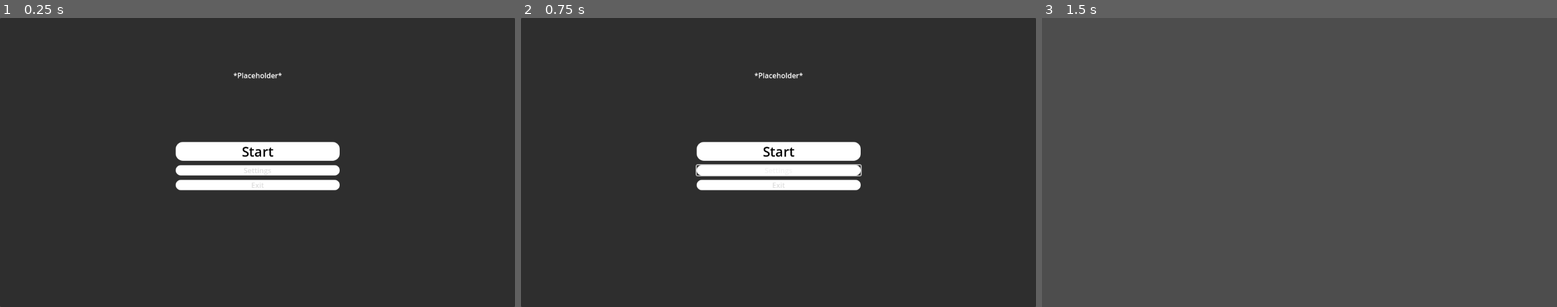
Above: before the commit, frames 1-3 (left to right).
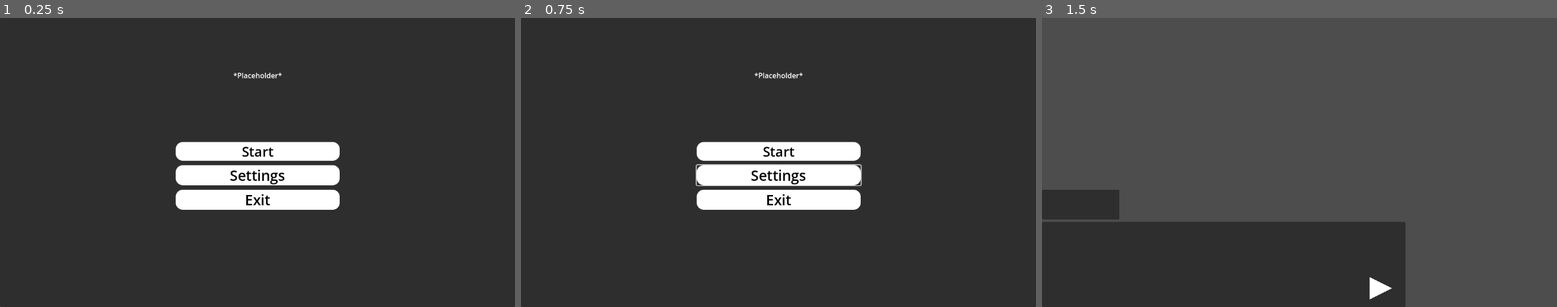
Above: after the commit, the same moments.

Repository: duplakave/Spooktober-VN-Game-jam
Game: Godot game, scene res://Schenes/main_menu.tscn
Two runs of this game, one before a commit and one after it. Both use one fixed random seed, a clock stepped at 60 frames per second and the inputs below. Before the commit the project starts from res://Assets/Scripts/main_menu.tscn.
Inputs:
- Up to frame 1 (0.25 s): no input
- Up to frame 2 (0.75 s): click "Settings" at 0.5 s
- Up to frame 3 (1.5 s): click "Start" at 1.25 s

The runs differ from the first frame. In frame 1, 3.4% of the frame differs, in the area x 34-66%, y 50-67%; in frame 2, 3.3%; in frame 3, 22%, in the area x 0-71%, y 59-100%.
Error after the commit: Parse Error: Identifier "dialog_lines" not declared in the current scope. (res://Scripts/main_script.gd:14)

Commit message:
Add files via upload

Diff:
--- /dev/null
+++ b/spooktober-vn/Assets/Styles/buttons.tres
@@ -0,0 +1,7 @@
+[gd_resource type="Theme" format=3 uid="uid://clo4hl8ukik1i"]
+
+[resource]
+Button/colors/font_color = Color(0, 0, 0, 1)
+Button/colors/font_hover_color = Color(0, 0, 0, 1)
+Button/colors/font_pressed_color = Color(0, 0, 0, 1)
+Button/font_sizes/font_size = 32
--- a/spooktober-vn/Schenes/A.tscn
+++ b/spooktober-vn/Schenes/A.tscn
@@ -1,3 +1,12 @@
-[gd_scene format=3 uid="uid://c4k62ffq45346"]
+[gd_scene load_steps=3 format=3 uid="uid://c4k62ffq45346"]
+
+[ext_resource type="Script" uid="uid://dfsusn78xck3p" path="res://Scripts/main_script.gd" id="1_diu0u"]
+[ext_resource type="PackedScene" uid="uid://ohye08up66mf" path="res://Schenes/Dialog_ui.tscn" id="2_isoak"]
 
 [node name="A" type="Node2D"]
+script = ExtResource("1_diu0u")
+
+[node name="CanvasLayer" type="CanvasLayer" parent="."]
+
+[node name="Dialog_UI" parent="CanvasLayer" instance=ExtResource("2_isoak")]
+unique_name_in_owner = true
--- a/spooktober-vn/Schenes/Dialog_ui.tscn
+++ b/spooktober-vn/Schenes/Dialog_ui.tscn
@@ -1,9 +1,62 @@
-[gd_scene format=3 uid="uid://ohye08up66mf"]
+[gd_scene load_steps=2 format=3 uid="uid://ohye08up66mf"]
 
-[node name="Control" type="Control"]
+[ext_resource type="Script" uid="uid://df63vboomqhgc" path="res://Scripts/dialog_ui.gd" id="1_mmvjl"]
+
+[node name="Dialog_UI" type="Control"]
 layout_mode = 3
 anchors_preset = 15
 anchor_right = 1.0
 anchor_bottom = 1.0
 grow_horizontal = 2
 grow_vertical = 2
+script = ExtResource("1_mmvjl")
+
+[node name="dialog_box" type="PanelContainer" parent="."]
+layout_mode = 1
+anchors_preset = 12
+anchor_top = 1.0
+anchor_right = 1.0
+anchor_bottom = 1.0
+offset_top = -191.0
+offset_right = -339.0
+grow_horizontal = 2
+grow_vertical = 0
+
+[node name="dialog_lines" type="RichTextLabel" parent="dialog_box"]
+unique_name_in_owner = true
+layout_mode = 2
+size_flags_vertical = 5
+bbcode_enabled = true
+
+[node name="speaker_box" type="PanelContainer" parent="."]
+layout_mode = 1
+anchors_preset = 2
+anchor_top = 1.0
+anchor_bottom = 1.0
+offset_top = -263.0
+offset_right = 173.0
+offset_bottom = -196.0
+grow_vertical = 0
+
+[node name="speaker_name" type="Label" parent="speaker_box"]
+unique_name_in_owner = true
+layout_mode = 2
+size_flags_vertical = 1
+
+[node name="Control" type="Control" parent="."]
+layout_mode = 1
+anchors_preset = 3
+anchor_left = 1.0
+anchor_top = 1.0
+anchor_right = 1.0
+anchor_bottom = 1.0
+offset_left = -100.0
+offset_top = -65.0
+offset_right = -60.0
+offset_bottom = -25.0
+grow_horizontal = 0
+grow_vertical = 0
+
+[node name="Polygon2D" type="Polygon2D" parent="Control"]
+position = Vector2(-319, -2)
+polygon = PackedVector2Array(0, 0, 50, 25, 0, 50)
--- /dev/null
+++ b/spooktober-vn/Schenes/main_menu.tscn
@@ -0,0 +1,91 @@
+[gd_scene load_steps=5 format=3 uid="uid://p3ltnlhxnyti"]
+
+[ext_resource type="Script" uid="uid://c78buc4bflcwp" path="res://Scripts/main_menu.gd" id="1_ntcsa"]
+[ext_resource type="Theme" uid="uid://clo4hl8ukik1i" path="res://Assets/Styles/buttons.tres" id="2_0xdsu"]
+
+[sub_resource type="Theme" id="Theme_457r5"]
+
+[sub_resource type="StyleBoxFlat" id="StyleBoxFlat_w5ynx"]
+bg_color = Color(1, 1, 1, 1)
+corner_radius_top_left = 16
+corner_radius_top_right = 16
+corner_radius_bottom_right = 16
+corner_radius_bottom_left = 16
+
+[node name="Control" type="Control"]
+layout_mode = 3
+anchors_preset = 15
+anchor_right = 1.0
+anchor_bottom = 1.0
+grow_horizontal = 2
+grow_vertical = 2
+script = ExtResource("1_ntcsa")
+
+[node name="mm_background" type="Panel" parent="."]
+layout_mode = 1
+anchors_preset = 15
+anchor_right = 1.0
+anchor_bottom = 1.0
+grow_horizontal = 2
+grow_vertical = 2
+
+[node name="VBoxContainer" type="VBoxContainer" parent="."]
+layout_mode = 1
+anchors_preset = 8
+anchor_left = 0.5
+anchor_top = 0.5
+anchor_right = 0.5
+anchor_bottom = 0.5
+offset_left = -183.5
+offset_top = -46.0
+offset_right = 183.5
+offset_bottom = 116.0
+grow_horizontal = 2
+grow_vertical = 2
+theme = SubResource("Theme_457r5")
+theme_override_constants/separation = 10
+
+[node name="Start" type="Button" parent="VBoxContainer"]
+layout_mode = 2
+theme = ExtResource("2_0xdsu")
+theme_override_colors/font_color = Color(0, 0, 0, 1)
+theme_override_font_sizes/font_size = 30
+theme_override_styles/hover = SubResource("StyleBoxFlat_w5ynx")
+theme_override_styles/pressed = SubResource("StyleBoxFlat_w5ynx")
+theme_override_styles/normal = SubResource("StyleBoxFlat_w5ynx")
+text = "Start"
+
+[node name="Settings" type="Button" parent="VBoxContainer"]
+layout_mode = 2
+theme = ExtResource("2_0xdsu")
+theme_override_styles/hover = SubResource("StyleBoxFlat_w5ynx")
+theme_override_styles/pressed = SubResource("StyleBoxFlat_w5ynx")
+theme_override_styles/normal = SubResource("StyleBoxFlat_w5ynx")
+text = "Settings"
+
+[node name="Exit" type="Button" parent="VBoxContainer"]
+layout_mode = 2
+theme = ExtResource("2_0xdsu")
+theme_override_styles/hover = SubResource("StyleBoxFlat_w5ynx")
+theme_override_styles/pressed = SubResource("StyleBoxFlat_w5ynx")
+theme_override_styles/normal = SubResource("StyleBoxFlat_w5ynx")
+text = "Exit"
+
+[node name="game_title" type="Label" parent="."]
+layout_mode = 1
+anchors_preset = 8
+anchor_left = 0.5
+anchor_top = 0.5
+anchor_right = 0.5
+anchor_bottom = 0.5
+offset_left = -54.5
+offset_top = -207.5
+offset_right = 54.5
+offset_bottom = -184.5
+grow_horizontal = 2
+grow_vertical = 2
+text = "*Placeholder*"
+
+[connection signal="pressed" from="VBoxContainer/Start" to="." method="_on_start_pressed"]
+[connection signal="pressed" from="VBoxContainer/Settings" to="." method="_on_settings_pressed"]
+[connection signal="pressed" from="VBoxContainer/Exit" to="." method="_on_exit_pressed"]
--- /dev/null
+++ b/spooktober-vn/Scripts/dialog_ui.gd
@@ -0,0 +1,5 @@
+extends Control
+
+
+@onready var speaker_name = %speaker_name
+@onready var dialog_line = %dialog_lines
--- /dev/null
+++ b/spooktober-vn/Scripts/main_menu.gd
@@ -0,0 +1,11 @@
+extends Control
+
+
+func _on_start_pressed() -> void:
+	get_tree().change_scene_to_file("res://Schenes/A.tscn")
+
+func _on_settings_pressed() -> void:
+	pass # Replace with function body.
+
+func _on_exit_pressed() -> void:
+	get_tree().quit()
--- /dev/null
+++ b/spooktober-vn/Scripts/main_script.gd
@@ -0,0 +1,31 @@
+extends Node2D
+
+
+@onready var dialog_ui = %Dialog_UI
+
+var dialog_index: int = 0
+
+func _ready():
+	dialog_index = 0
+	process_current_line()
+
+func _input(event):
+	if event.is_action_pressed("next_line"):
+		if dialog_index < len(dialog_lines) - 1:
+			dialog_index += 1
+			process_current_line()
+
+
+func parse_line(line: String):
+	var line_info = line.split(":")
+	assert(len(line_info) >= 2)
+	return{
+		"speaker_name": line_info[0],
+		"dialog_line": line_info[1],
+	}
+
+func process_current_line():
+	var line = dialog_lines[dialog_index]
+	var line_info = parse_line(line)
+	dialog_ui.speaker_name.text = line_info["speaker_name"]
+	dialog_ui.dialog_line.text = line_info["dialog_line"]
--- a/spooktober-vn/project.godot
+++ b/spooktober-vn/project.godot
@@ -14,3 +14,13 @@
 run/main_scene="uid://p3ltnlhxnyti"
 config/features=PackedStringArray("4.4", "Forward Plus")
 config/icon="res://icon.svg"
+
+[input]
+
+next_line={
+"deadzone": 0.2,
+"events": [Object(InputEventKey,"resource_local_to_scene":false,"resource_name":"","device":-1,"window_id":0,"alt_pressed":false,"shift_pressed":false,"ctrl_pressed":false,"meta_pressed":false,"pressed":false,"keycode":0,"physical_keycode":32,"key_label":0,"unicode":32,"location":0,"echo":false,"script":null)
+, Object(InputEventMouseButton,"resource_local_to_scene":false,"resource_name":"","device":-1,"window_id":0,"alt_pressed":false,"shift_pressed":false,"ctrl_pressed":false,"meta_pressed":false,"button_mask":0,"position":Vector2(0, 0),"global_position":Vector2(0, 0),"factor":1.0,"button_index":1,"canceled":false,"pressed":false,"double_click":false,"script":null)
+, Object(InputEventKey,"resource_local_to_scene":false,"resource_name":"","device":-1,"window_id":0,"alt_pressed":false,"shift_pressed":false,"ctrl_pressed":false,"meta_pressed":false,"pressed":false,"keycode":0,"physical_keycode":4194309,"key_label":0,"unicode":0,"location":0,"echo":false,"script":null)
+]
+}
Not shown, added: spooktober-vn/Scripts/dialog_ui.gd.uid
Not shown, added: spooktober-vn/Scripts/main_menu.gd.uid
Not shown, added: spooktober-vn/Scripts/main_script.gd.uid
